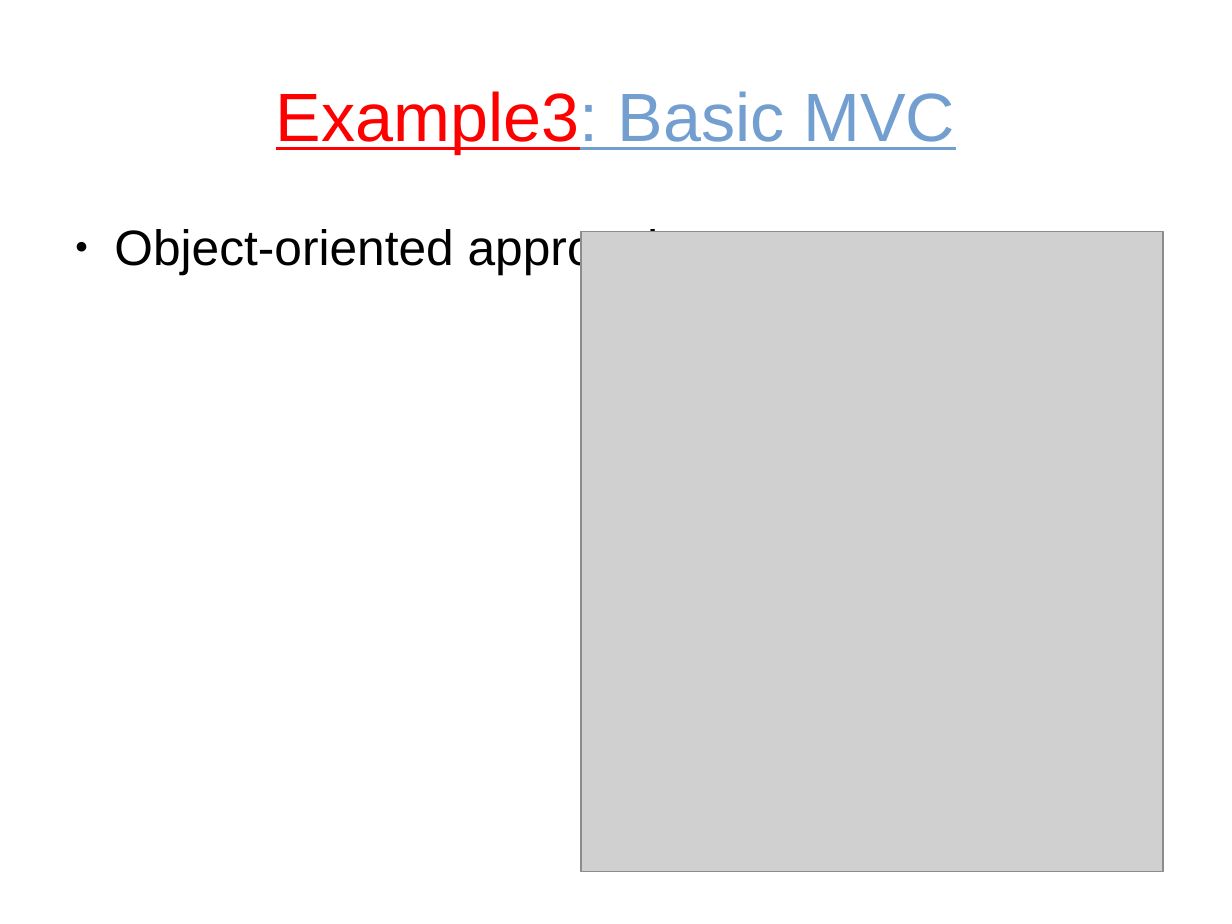
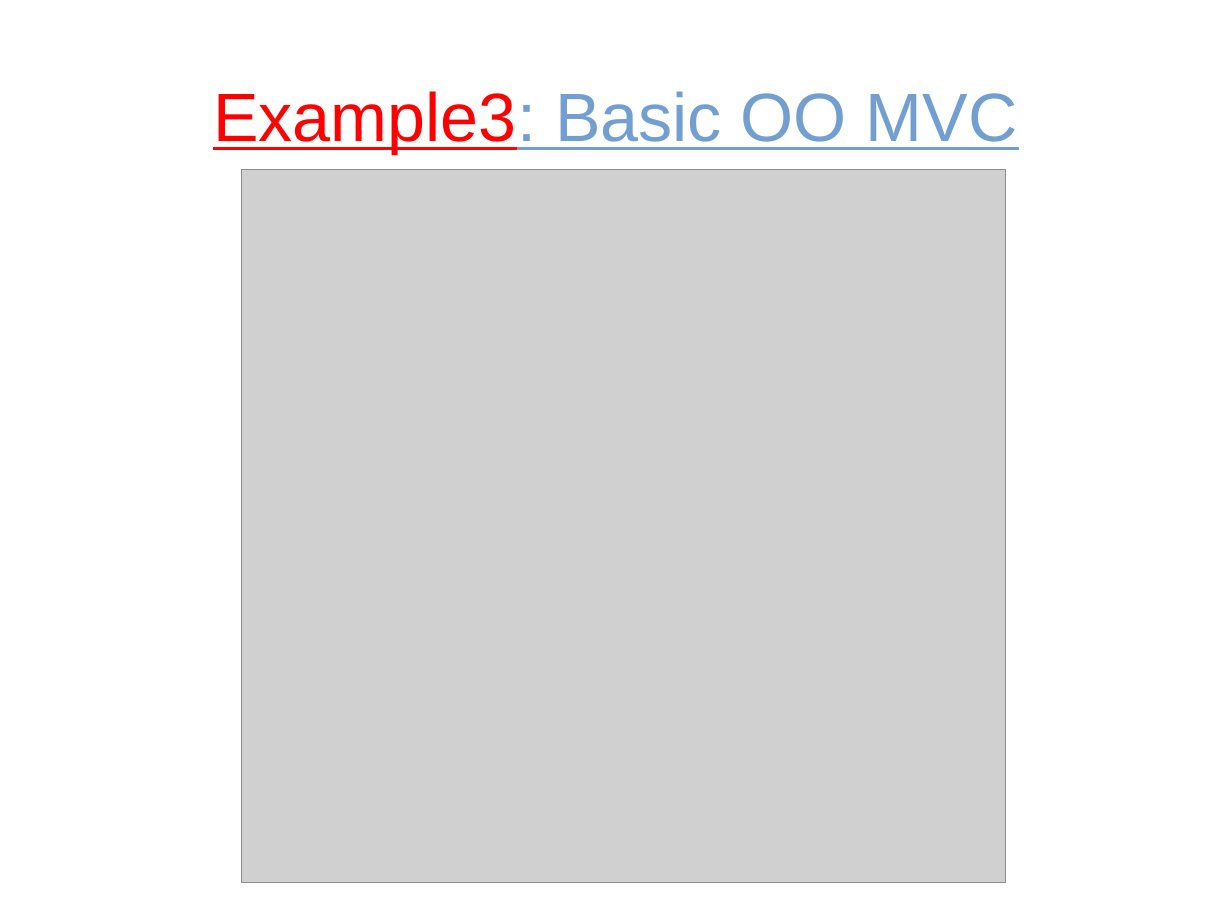
Before and after one commit to tautvilas/frameworks-lecture, a slide deck: slide 6 of doc/presentation.odp. Drawn at 1232x924 pixels with LibreOffice and Linux fonts; fonts in the diff are those of the drawing; grey boxes stand for pictures. Boxes give left, top, right and bottom in pixels: in the first picture for what was removed or moved away, otherwise in the second. Text is boxed around its words. In the diff, an @@ line names an element or a change of style, - is before the commit and + after.

```diff
--- a/doc/presentation.odp
+++ b/doc/presentation.odp
@@ title at box(213, 91, 1018, 153): text changed @@
-Example3: Basic MVC
+Example3: Basic OO MVC
@@ picture: place and size @@
-picture at box(581, 231, 1164, 872)
+picture at box(241, 170, 1006, 883)
@@ text removed at box(114, 226, 675, 275) @@
-● Object-oriented approach
```
Also in this commit, not shown: 4 other slides changed, 3 slides added, 2 slides removed, 3 other files.
